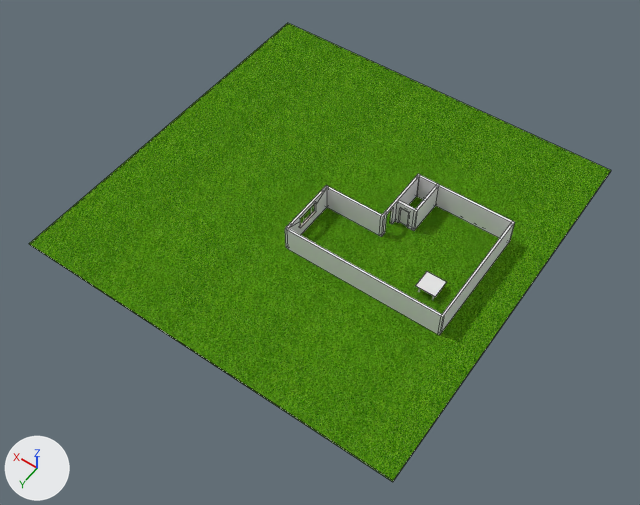
An edit to the Blender file Proyecto_CG/casa.blend, drawn before and after from the same camera.
Before and after are seen from a camera (50 mm lens) standing at (-31.8, 46.1, 64.4) and looking at (-1.7, 3.9, -2.0). Lighting does not change. The marker at lower left points along +X, +Y and +Z. Mesh edges are drawn as thin lines on the coarser meshes.

Script lines for the objects in view, before the commit:
```python
me_cube_005 = bpy.data.meshes.new('Cube.005')
me_cube_005.from_pydata(...)  # a box spanning x -1.0..1.0, y -1.0..1.0, z -1.0..1.0
me_cube_005.materials.append(mat_material_007)  # picture img_grass_jpg_002
me_cube_008 = bpy.data.meshes.new('Cube.008')
me_cube_008.from_pydata(...)  # 100 vertices, 84 faces; spans x -10.1..6.3, y -0.1..12.6, z -0.1..2.7
me_cube_008.materials.append(mat_material_001)  # white #e7e7e7
ob_pared1 = bpy.data.objects.new('Pared1', me_cube_008)
ob_pared1.location = (-6.0, -6.0, 0.12)
ob_suelo = bpy.data.objects.new('Suelo', me_cube_005)
ob_suelo.location = (0.0, 0.0, -0.1)
ob_suelo.scale = (20.0, 20.0, 0.1)
```
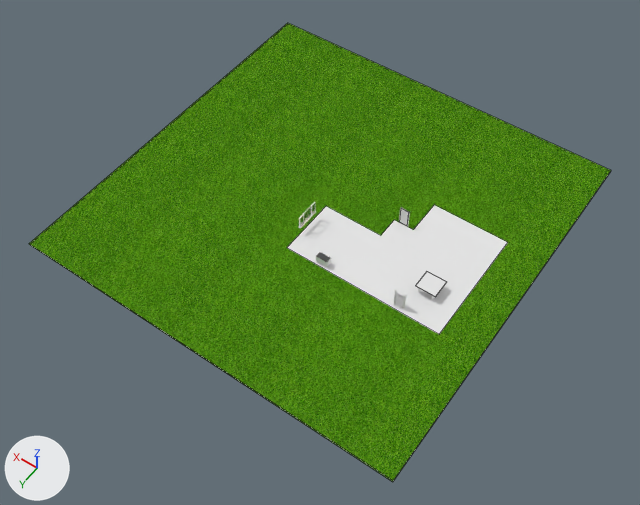
Changed parts and their boxes [x1, y1, x2, y2] in the pictures (640 x 505 px):
'Plane', added
    after: [287, 205, 508, 334]
'Pared1', hidden
    before: [285, 174, 515, 335]

What changed in the scene script:
```text
Add me_plane:
    me_plane.from_pydata([(2.18, -2.18, 0.0), (-2.18, 2.18, 0.0), (2.18, 2.18, 0.0), (-2.18, -6.45, 0.0), (-0.06, -6.45, 0.0), (0.5, -2.18, 0.0), (-0.06, -3.8, 0.0), (0.5, -3.8, 0.0)], [], [(5, 0, 2, 1, 3, 4, 6, 7)])
Change ob_pared1:
    add ob_pared1.hide_set(True)
Add ob_plane:
    ob_plane = bpy.data.objects.new('Plane', me_plane)
    ob_plane.location = (-7.89, 3.37, 0.0)
    ob_plane.scale = (3.74, 1.44, 1.0)
```
